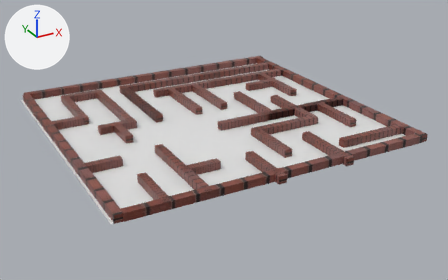
A saved change to the Blender file Blender/maze1.blend.
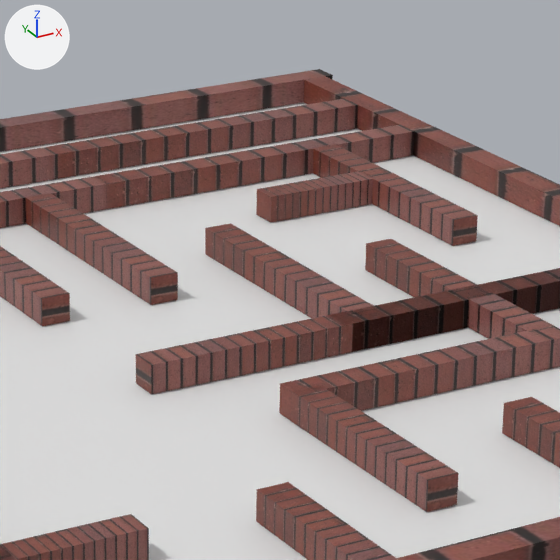
Each version is shown whole from a camera (50 mm lens) standing at (-20.6, -35.2, 15.8) and looking at (-1.8, -1.0, -1.4), then close up on the part from 42% to 70% of the width and 14% to 60% of the height. Arrows for +X, +Y and +Z are at upper left; the lights stay in place.
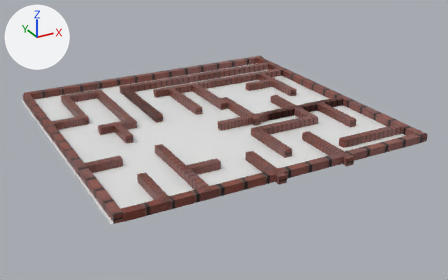
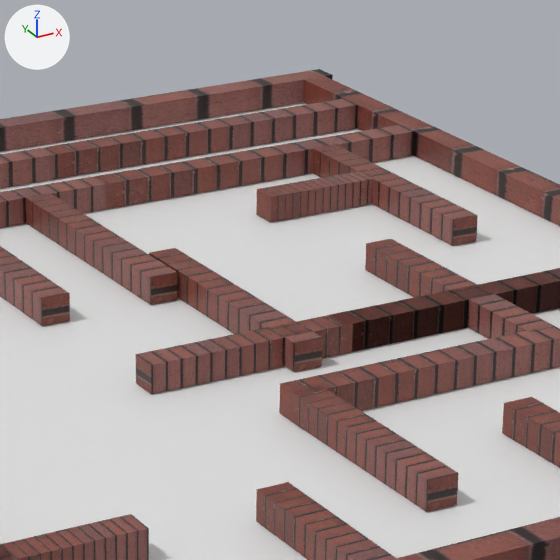
The change in detail:
Object 'Cube.017' (ob_cube_017) moves from (-4.64, 0.63, 0.12) to (-6.09, 0.0, 0.12).

Boxes (x1, y1, x2, y2) around the edits, measured in the close-ups (560 x 560 px):
'Cube.017', moved
    before: (205, 223, 378, 318)
    after: (149, 248, 322, 372)
'Cube.012', unchanged, uncovered by the edit
    before: (329, 269, 560, 325)
    after: (329, 268, 560, 352)
'Cube.026', unchanged, covered by the edit
    before: (329, 268, 560, 352)
    after: (329, 269, 560, 325)
